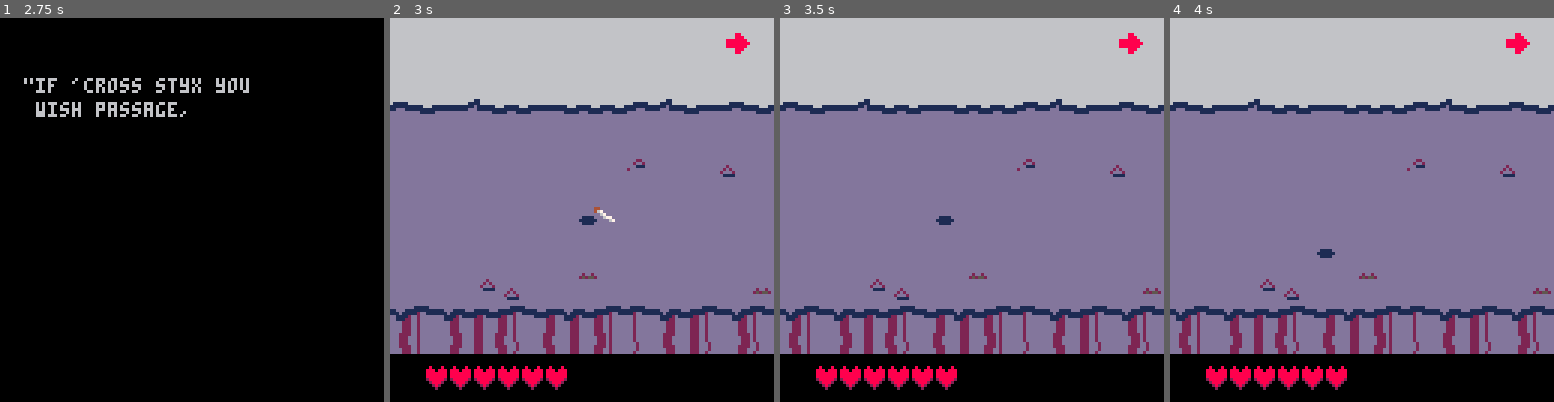
Above: before the commit, frames 1-4 (left to right).
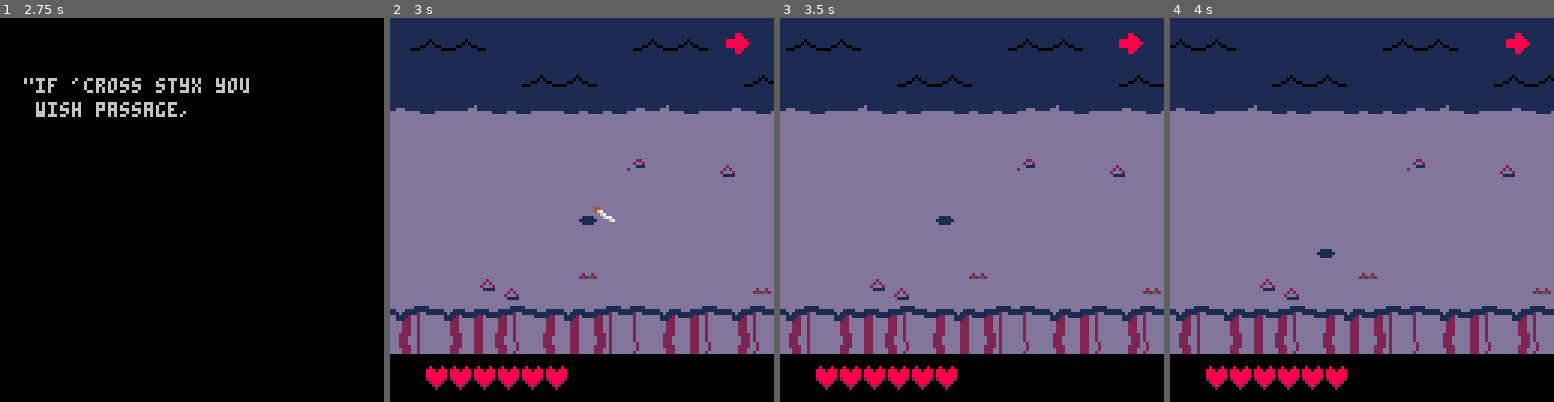
Above: after the commit, the same moments.

Repository: akbiggs/Scuffle
Game: PICO-8 cartridge scuffle.p8
The game is run twice, just before and just after one commit, with the same random seed, the same clock (stepped at 60 frames per second) and the same inputs.
Inputs:
- Up to frame 1 (2.75 s): tap X (X key) at 0.33, 1.07, 1.85 s; tap O (Z key) at 0.7, 1.7, 2.1, 2.5 s; hold Right 1.6-2.1 s; hold Up 2.15-2.42 s; hold Right from 2.47 s (still down)
- Up to frame 2 (3 s): keep holding Right; tap O (Z key) at 2.9 s; tap X (X key) at 2.97 s
- Up to frame 3 (3.5 s): release Right at 3.03 s; hold Left from 3.08 s (still down); tap O (Z key) at 3.3 s
- Up to frame 4 (4 s): release Left at 3.58 s; hold Down 3.63-3.97 s; tap O (Z key) at 3.7 s

Frame 1 is identical in both runs. In frame 2, 22% of the frame differs, in the area x 0-100%, y 0-24%; in frame 3, 22%; in frame 4, 22%.

Commit message:
Added styx

Diff:
--- a/scuffle.p8
+++ b/scuffle.p8
@@ -1725,7 +1725,22 @@
 
 function tile_gen:draw()
   local x = self.cam.pos.x
-  rectfill(x,0,x+127,4*8-1,9)
+
+  -- styx
+  rectfill(x,0,x+127,4*8-1,1)
+  palt(14,true)
+  palt(0, false)
+  for i=flr((x)/74)*74-flr(time()*10)%75-37,x+128,74 do
+    spr(59,i,5,2,1)
+    spr(59,i+12,5,2,1)
+  end
+  for i=flr((x)/74)*74-flr(time()*10)%75,x+128,74 do
+    spr(59,i,17,2,1)
+    spr(59,i+12,17,2,1)
+  end
+  palt()
+
+  -- floor
   rectfill(x,4*8,x+127,12*8-1,13)
   for i =
     flr(x / self.s_width) - 1,
@@ -2486,14 +2501,14 @@
 dddd222ddddd222dd2dddddd025000002500000000000000000000000000000000000000111000111111111122222222eeeeeeeeeeeeeeee0000000000000000
 dddd222ddddd222dd2dddddd0000000000000000000000000000000000000000000000001111111111ddd11122555c22eee22eeeeee22eee0000000000000000
 dddd222ddddd222dd2dddddd000000000000000000000000000000000000000000000000dd11111ddddddddde2222c2eee2552eee22552ee0000000000000000
-dddd222ddddd222dd2ddddddd2dddddddddd222d1000000020000000255552000200200000000000000000000000000000000000000000000000000000000000
-ddd2222ddddd2222d2ddddddd2dddddddddd222d1000000000000000022220002525520000000000000000000000000000000000000000000000000000000000
-ddd222ddddddd222d2ddddddd2dddddddddd222d1000000000000000000000000000000000000000000000000000006000000000000000000000000000000000
-ddd222ddddddd222d2ddddddd2dddddddddd222d1000000000000000000000000000000000000000000011000000060600000000000000000000000000000000
-ddd222ddddddd222dd2dddddd2dddddddddd222d0000000000000000000000000000000000000000001111000006600066000000000000000000000000000000
-ddd2222ddddd2222dd2dddddd2dddddddddd222d00000000000000000000000000000000111111111111d1116660000000666000000000000000000000000000
-dddd222ddddd222ddd2dddddd2dddddddddd222d000000000000000000000000000000001111111111ddd1110000000000000000000000000000000000000000
-dddd222ddddd222dd2ddddddd2dddddddddd222d00000000000000000000000000000000dddddddddddddddd0000000000000000000000000000000000000000
+dddd222ddddd222dd2ddddddd2dddddddddd222d100000002000000025555200020020000000000000000000eeeeeeeeeeeeeeee000000000000000000000000
+ddd2222ddddd2222d2ddddddd2dddddddddd222d100000000000000002222000252552000000000000000000eeeeeeeeeeeeeeee000000000000000000000000
+ddd222ddddddd222d2ddddddd2dddddddddd222d100000000000000000000000000000000000000000000000eeeeee0eeeeeeeee000000000000000000000000
+ddd222ddddddd222d2ddddddd2dddddddddd222d100000000000000000000000000000000000000000001100eeeee0e0eeeeeeee000000000000000000000000
+ddd222ddddddd222dd2dddddd2dddddddddd222d000000000000000000000000000000000000000000111100eee00eee00eeeeee000000000000000000000000
+ddd2222ddddd2222dd2dddddd2dddddddddd222d00000000000000000000000000000000111111111111d111000eeeeeee000eee000000000000000000000000
+dddd222ddddd222ddd2dddddd2dddddddddd222d000000000000000000000000000000001111111111ddd111eeeeeeeeeeeeeeee000000000000000000000000
+dddd222ddddd222dd2ddddddd2dddddddddd222d00000000000000000000000000000000ddddddddddddddddeeeeeeeeeeeeeeee000000000000000000000000
 eeeeeeeeeeeeeeeeeeeeeeeeeeeeeeeeeee555eeeeeeeeeeeeeeeeeeeeeeeeeeeeeeeeeeeeeeeeeeee2eeeeeeee2f88feefeeeeeeeeeeeeeeeeeeeeeeee2eeee
 eeeeeeeeeeeeeeeeeeeeeeeeeee555eeee55005eeee555eeeeeeeeeeeee50eeeeeeeeeeeeeeeeeeee222f88fee22800ee880eeeeeeeeeeeeeeeeeeeeeee22eee
 eeeeeeeeeeeeeeeeee55555eee55555eee55005eee55005eeeeeeeeeee500eeeeeeeeeeeeeeeeeee2222800eee22888ef8082eeeefeee222eeeeeeeeeee22eee
